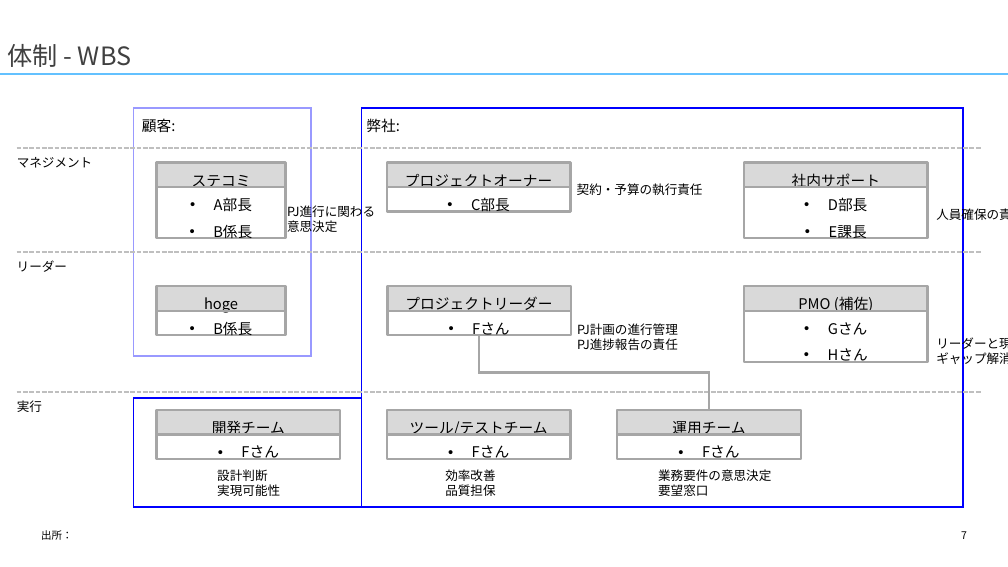
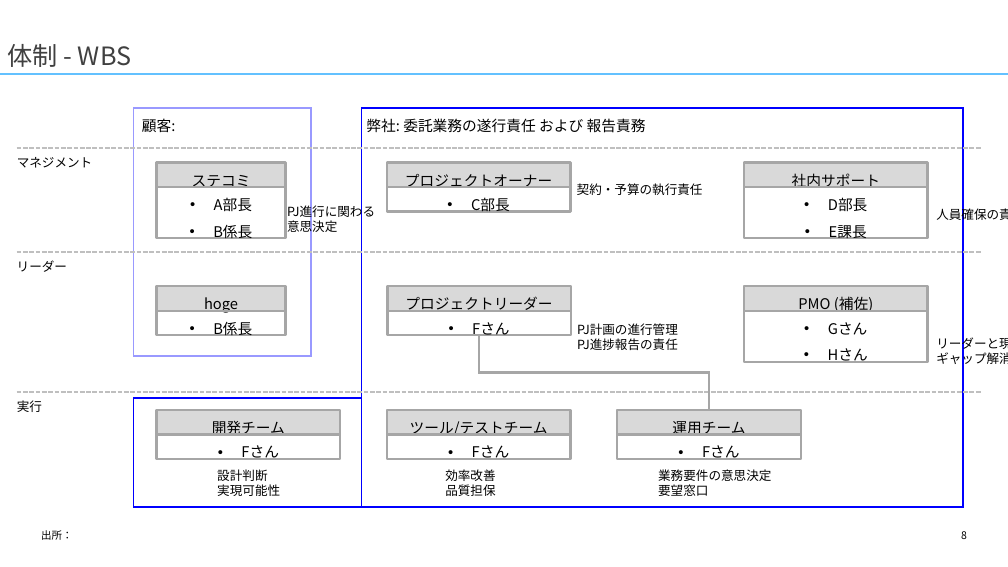
Before and after one commit to yuzucha16/dotfiles, a slide deck: slide 8 of office/Blank.potx (slide 7 before the commit). Drawn at 1008x567 pixels with LibreOffice and Linux fonts; fonts in the diff are those of the drawing. Boxes give left, top, right and bottom in pixels: in the first picture for what was removed or moved away, otherwise in the second. Text is boxed around its words. In the diff, an @@ line names an element or a change of style, - is before the commit and + after.

```diff
--- a/office/Blank.potx
+++ b/office/Blank.potx
@@ text at (366, 118, 646, 133): text changed @@
-弊社:
+弊社: 委託業務の遂行責任 および 報告責務
@@ page number at (961, 531, 967, 539): text changed @@
-7
+8
```
Also in this commit, not shown: 3 slides added.
